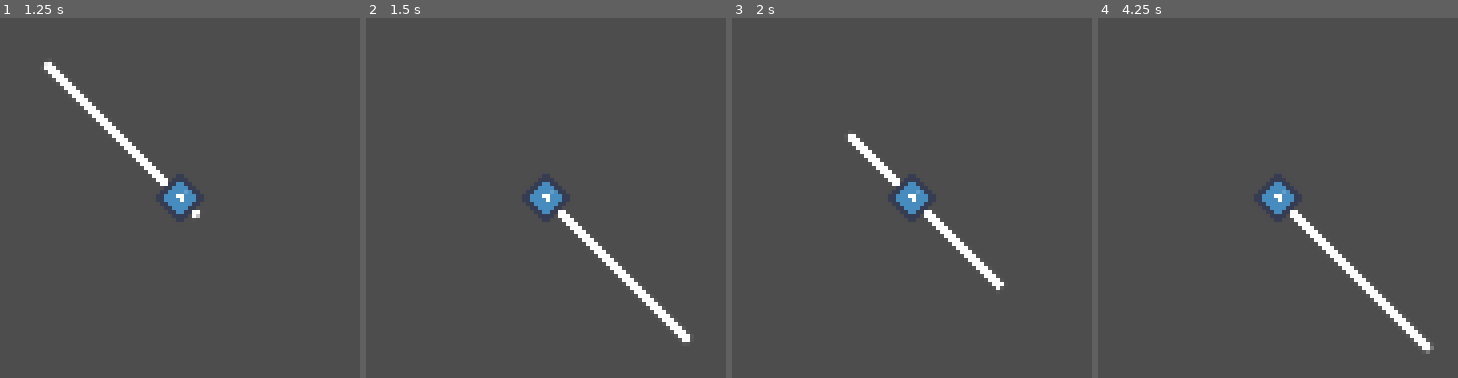
Above: before the commit, frames 1-4 (left to right).
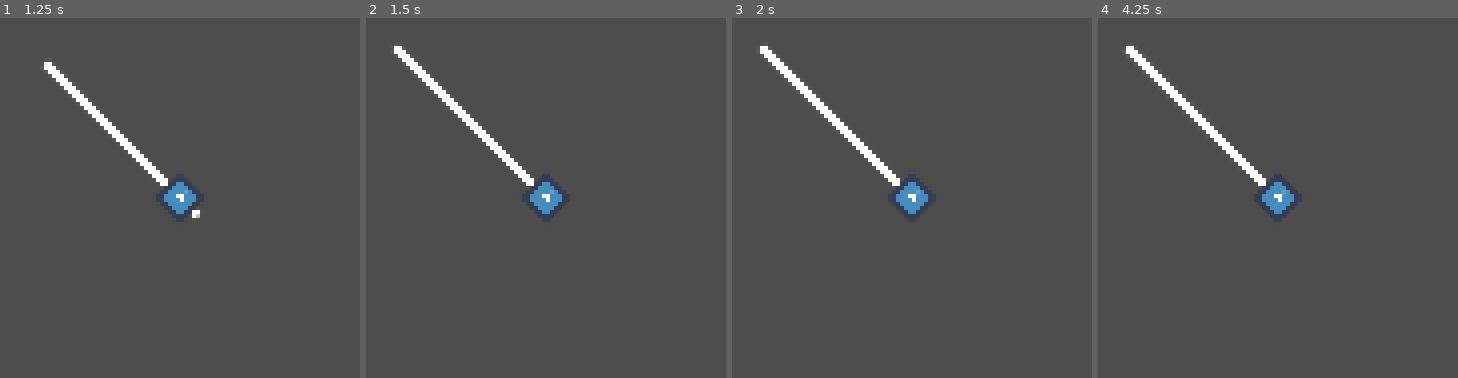
Above: after the commit, the same moments.

Repository: elpozewaunig/LanLinerReconciliation
Game: Godot game, scene res://scenes/main.tscn
Same seed, same stepped clock (60 frames per second), same inputs: the game is played once before the commit and once after it. The engine's default icon, where the game draws it, is replaced by a stand-in: a white triangle on a blue panel in a dark square.
Inputs:
- Up to frame 1 (1.25 s): tap Enter at 0.5 s; hold Right (ui_right) from 0.53 s (still down)
- Up to frame 2 (1.5 s): tap Space at 1.25 s; release Right (ui_right) at 1.28 s; hold Left (ui_left) from 1.28 s (still down)
- Up to frame 3 (2 s): keep holding Left (ui_left)
- Up to frame 4 (4.25 s): tap Enter at 2, 3.5 s; release Left (ui_left) at 2.03 s; hold Right (ui_right) 2.03-3.53 s; tap Space at 2.75 s; hold Left (ui_left) from 3.53 s (still down)

Frame 1 is identical in both runs. In frame 2, 2.5% of the frame differs, in the area x 7-90%, y 7-90%; in frame 3, 1.5%; in frame 4, 2.6%, in the area x 7-94%, y 7-94%.

Commit message:
Made player script more flexible
Can handle infinite parallel paths and continuations now

Diff:
--- a/scripts/Player.gd
+++ b/scripts/Player.gd
@@ -9,27 +9,55 @@
 
 # Called when the node enters the scene tree for the first time.
 func _ready():
-	pass # Replace with function body.
+	pass
 
 # Called every frame. 'delta' is the elapsed time since the previous frame.
 func _process(delta):
+	# The player is the child of the current path
+	# The parent of the current path therefore contains other valid paths
+	var current_path_layer = get_parent().get_parent()
+	var next_path_layer = get_parent()
+
+	# Get all valid path indexes on the current layer
+	var parallel_paths = []
+	for child in current_path_layer.get_children():
+		if child is Path2D:
+			parallel_paths.append(child.get_index())
+
+	# Switch to left or right sibling of current path on input
 	if Input.is_action_just_pressed("ui_left"):
 		if current_lane > 0:
 			current_lane -= 1
-			reparent(game_manager.get_child(current_lane))
+			reparent(current_path_layer.get_child(parallel_paths[current_lane]))
 	if Input.is_action_just_pressed("ui_right"):
-		if current_lane < 2:
+		if current_lane < parallel_paths.size() - 1:
 			current_lane += 1
-			reparent(game_manager.get_child(current_lane))
+			reparent(current_path_layer.get_child(parallel_paths[current_lane]))
 
+	# Calculate progress along path according to speed
 	var change = delta * speed * game_manager.tick_speed
 	var change_ratio  = change / get_parent().curve.get_baked_length()
+
+	# If progress would exceed current path, reparent to its child
 	if progress_ratio + change_ratio >= 1:
+		# Get all valid path indexes on the next layer
+		var next_paths = []
+		for child in next_path_layer.get_children():
+			if child is Path2D:
+				next_paths.append(child.get_index())
+
+		# If there is another path to continue to, reparent
+		if next_paths.size() > 0:
+			progress += change
+			var next = get_parent().get_child(next_paths[next_paths.size()/2])
+			reparent(next)
+			progress_ratio -= 1
+		else:
+			pass
+	else:
+		# Increase progress normally
 		progress += change
-		var next = get_parent().get_child(1)
-		reparent(next)
-		progress_ratio -= 1
-	else:
-		progress += change
+
+	# Adjust camera zoom according to speed
 	camera.zoom.x = 1 / (speed * game_manager.tick_speed * zoom_fact + 1)
 	camera.zoom.y = 1 / (speed * game_manager.tick_speed * zoom_fact + 1)
